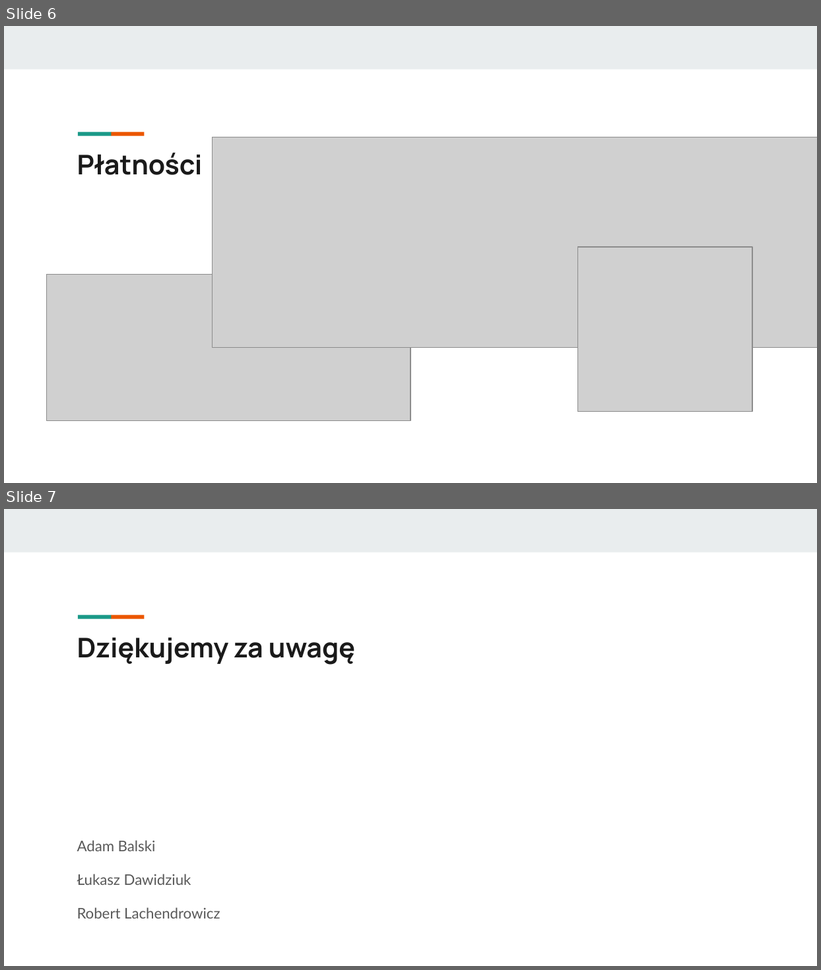
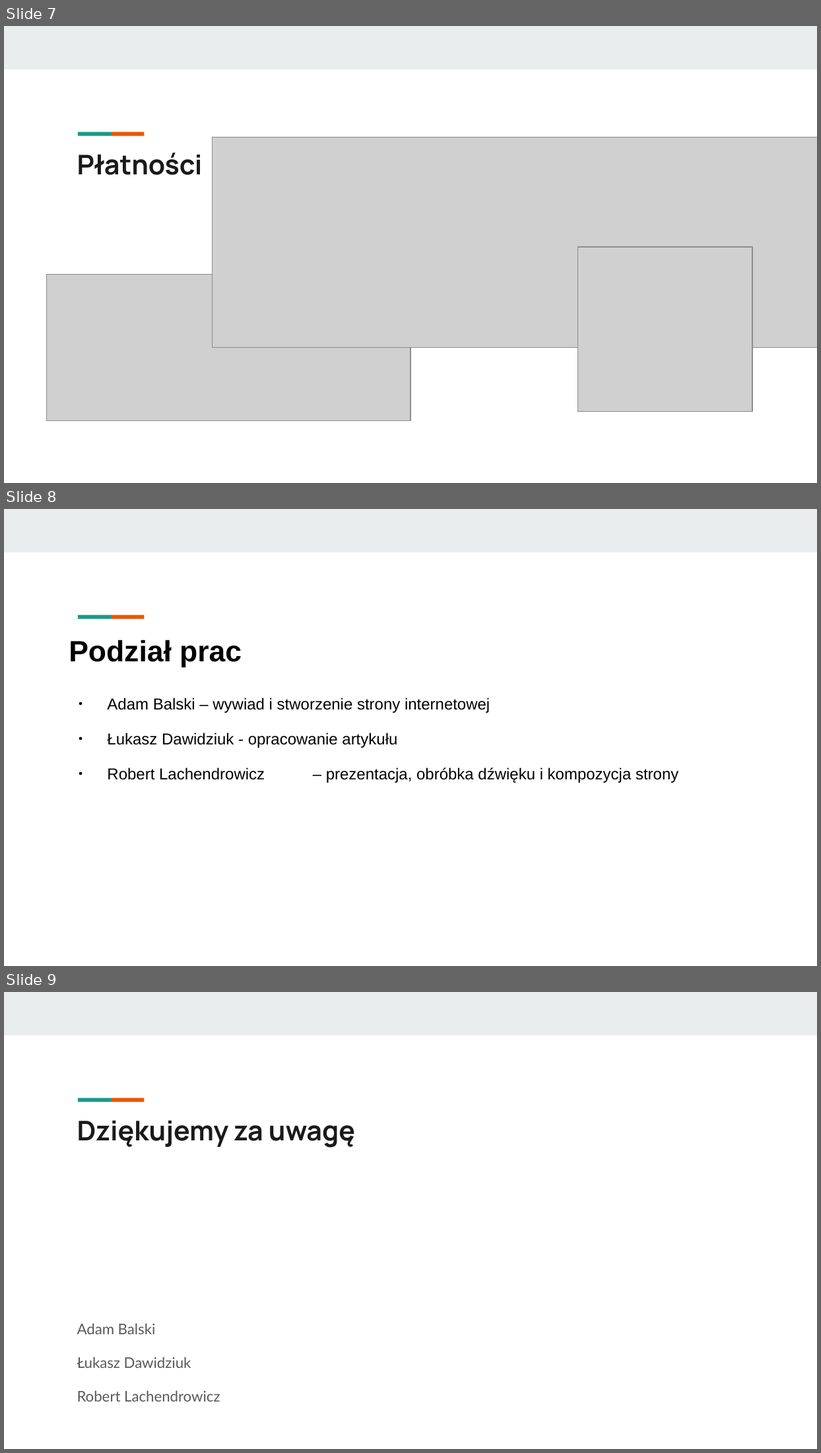
Before and after one commit to AdamBalski/fintech-article-cs-assingment, a slide deck: public/Fintech.odp. Shown one above the other, each under a label of ours: slides 6 and 7 before the commit, slides 7, 8 and 9 after it. The pictures are 821x970 and 821x1453 pixels, drawn with LibreOffice and Linux fonts; fonts in the diff are those of the drawing; grey boxes stand for pictures. Boxes give left, top, right and bottom in pixels: in the first picture for what was removed or moved away, otherwise in the second. Text is boxed around its words. In the diff, an @@ line names an element or a change of style, - is before the commit and + after.

```diff
--- a/public/Fintech.odp
+++ b/public/Fintech.odp
@@ slide 8 added at [4,509,817,966], background #FFFFFF; not listed: 3 template elements that a slide beside it also shows @@
@@ title added at [69,640,242,667], 26 pt, text #000000, bold @@
+Podział prac
@@ text added at [107,698,679,783], 14 pt, text #000000 @@
+● Adam Balski – wywiad i stworzenie strony internetowej
+● Łukasz Dawidziuk - opracowanie artykułu
+● Robert Lachendrowicz – prezentacja, obróbka dźwięku i kompozycja strony
@@ what was slide 6 is now slide 7 @@
@@ what was slide 7 is now slide 9 @@
```
Also in this commit, not shown: 1 slide changed, 1 other slide added.
